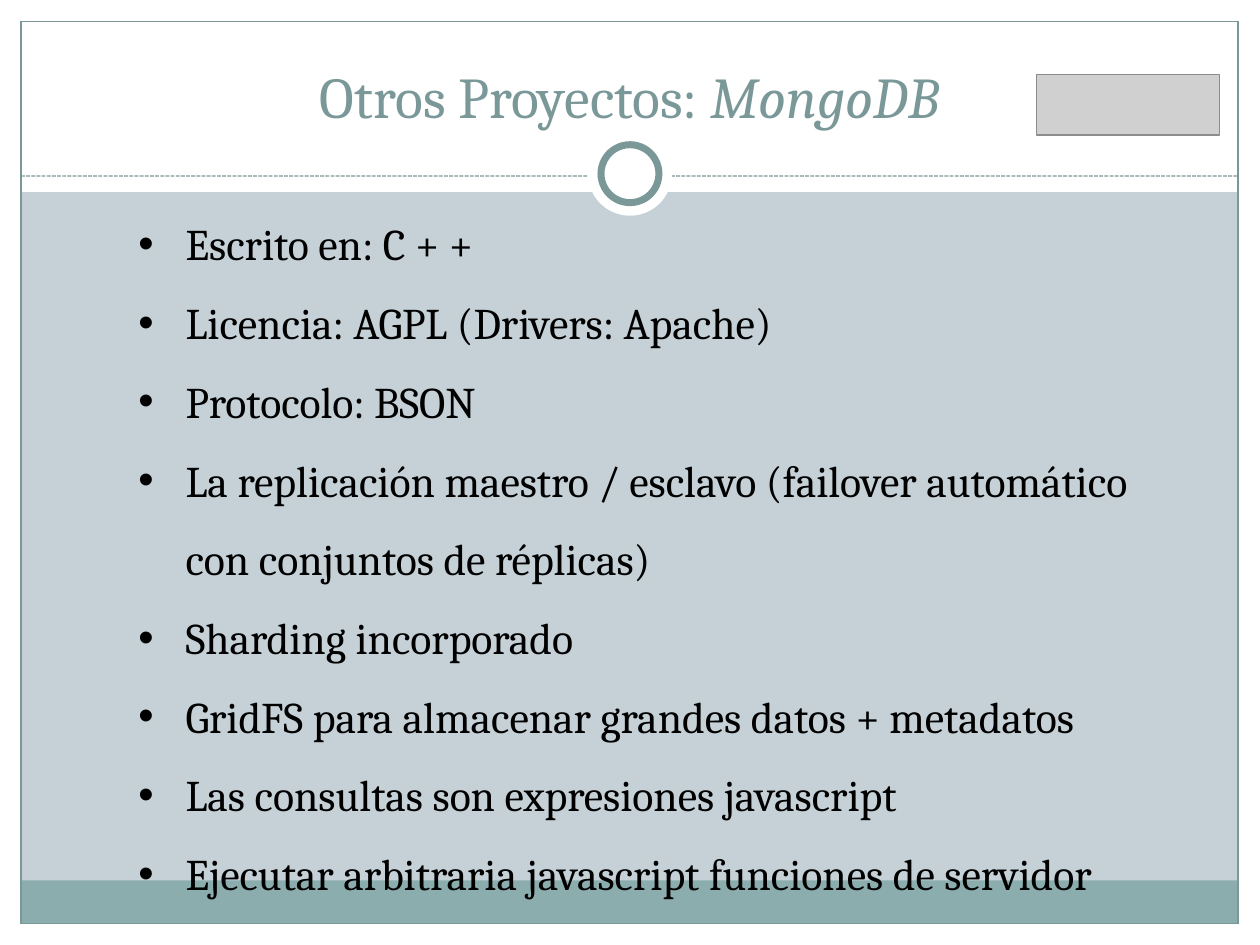
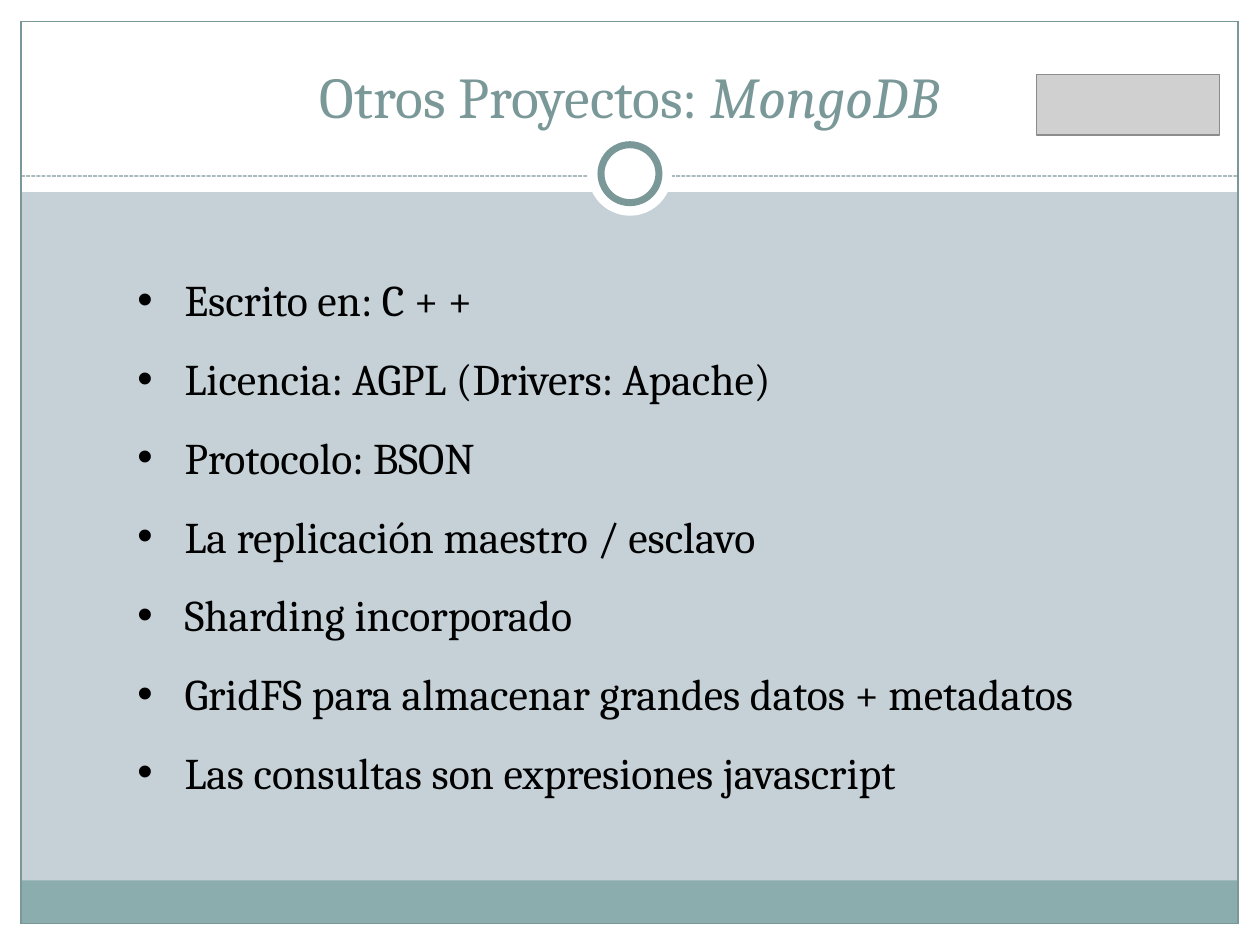
Before and after one commit to Transistores-de-silicio/Trabajo-MABD, a slide deck: slide 37 of BigTable.pptx (slide 36 before the commit). Drawn at 1260x945 pixels with LibreOffice and Linux fonts; fonts in the diff are those of the drawing; grey boxes stand for pictures. Boxes give left, top, right and bottom in pixels: in the first picture for what was removed or moved away, otherwise in the second. Text is boxed around its words. In the diff, an @@ line names an element or a change of style, - is before the commit and + after.

```diff
--- a/BigTable.pptx
+++ b/BigTable.pptx
@@ text "Escrito en: C + +": place and size @@
-text "Escrito en: C + +" at [186, 230, 1127, 900]
+text "Escrito en: C + +" at [185, 286, 1073, 799]
@@ text at [185, 522, 755, 563]: text changed @@
-  • La replicación maestro / esclavo (failover automático con conjuntos de réplicas)
+  • La replicación maestro / esclavo
@@ text at [186, 850, 1091, 900]: paragraph removed @@
-  • Ejecutar arbitraria javascript funciones de servidor
```
Also in this commit, not shown: 14 other slides changed, 1 slide added, 2 other files.
